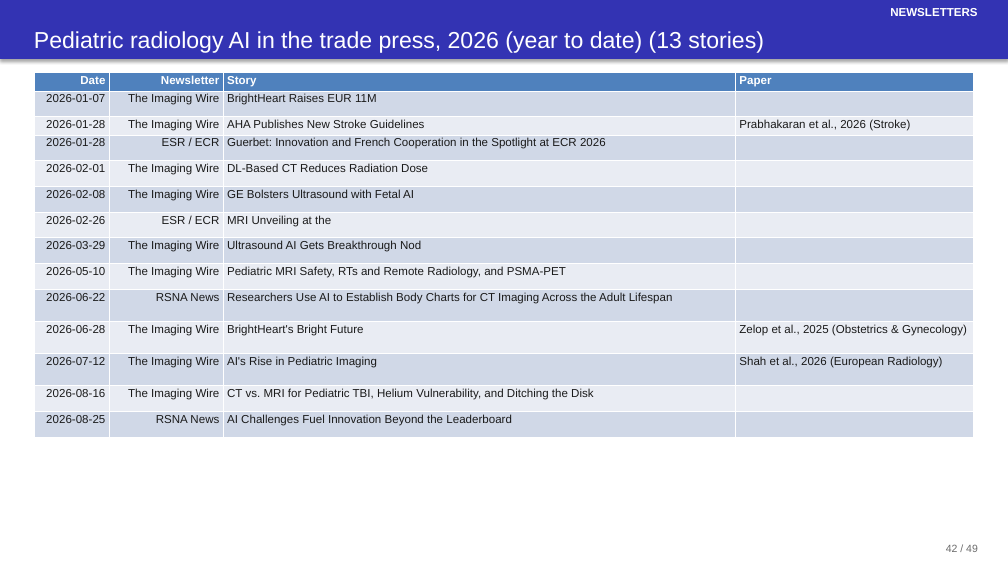
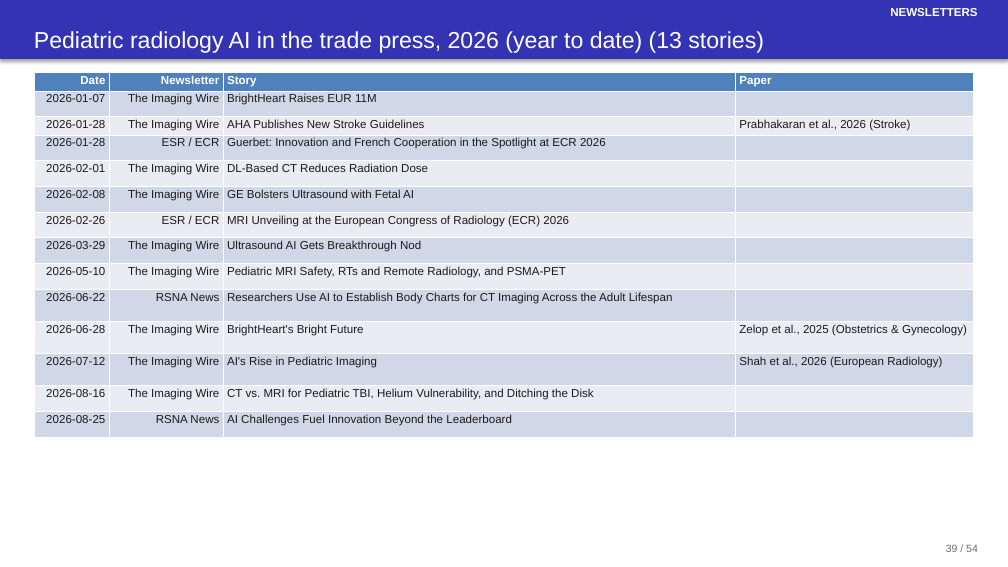
Before and after one commit to josephrich98/pediatric_radiology_ai, a slide deck: slide 39 of slides/pedrad_ai_slides.pptx (slide 42 before the commit). Drawn at 1008x567 pixels with LibreOffice and Linux fonts; fonts in the diff are those of the drawing. Boxes give left, top, right and bottom in pixels: in the first picture for what was removed or moved away, otherwise in the second. Text is boxed around its words. In the diff, an @@ line names an element or a change of style, - is before the commit and + after.

```diff
--- a/slides/pedrad_ai_slides.pptx
+++ b/slides/pedrad_ai_slides.pptx
@@ table at <box>34,73,975,430</box> @@
-row 7, column 3: MRI Unveiling at the
+row 7, column 3: MRI Unveiling at the European Congress of Radiology (ECR) 2026
@@ text at <box>946,544,978,552</box>: text changed @@
-42 / 49
+39 / 54
```
Also in this commit, not shown: 48 other slides changed, 5 slides added, 11 other files.
